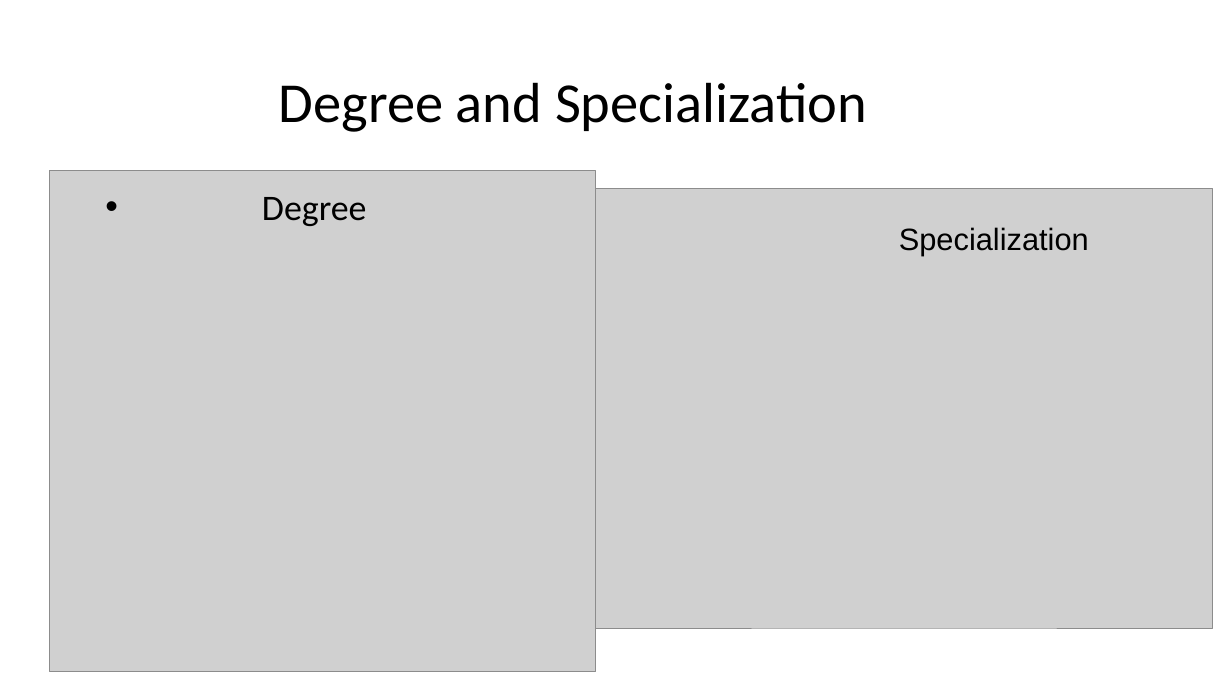
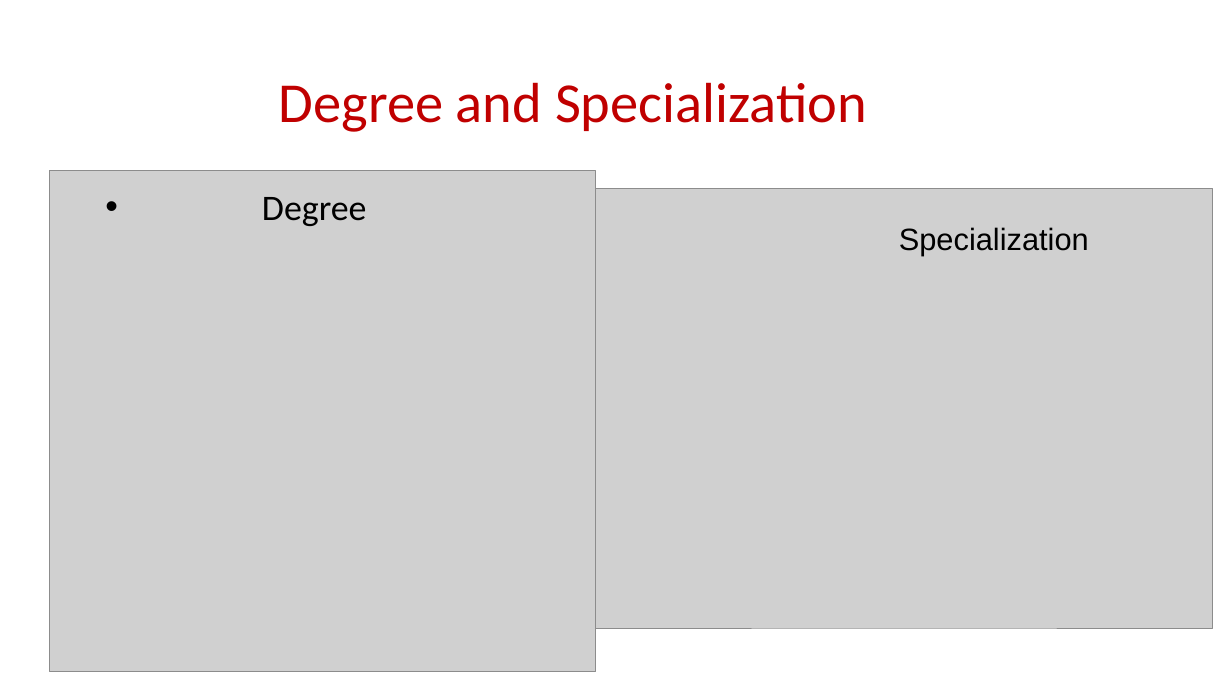
Before and after one commit to ZebaSamreen/Amcat, a slide deck: slide 8 of amcat ppt.pptx (slide 7 before the commit). Drawn at 1232x693 pixels with LibreOffice and Linux fonts; fonts in the diff are those of the drawing; grey boxes stand for pictures; background and template pictures are left out. Boxes give left, top, right and bottom in pixels: in the first picture for what was removed or moved away, otherwise in the second. Text is boxed around its words. In the diff, an @@ line names an element or a change of style, - is before the commit and + after.

```diff
--- a/amcat ppt.pptx
+++ b/amcat ppt.pptx
@@ title "Degree and Specialization" at [279,82,867,132]: text colour #000000 to #C00000 @@
```
Also in this commit, not shown: 1 other slide changed, 2 slides added, 1 slide removed.
